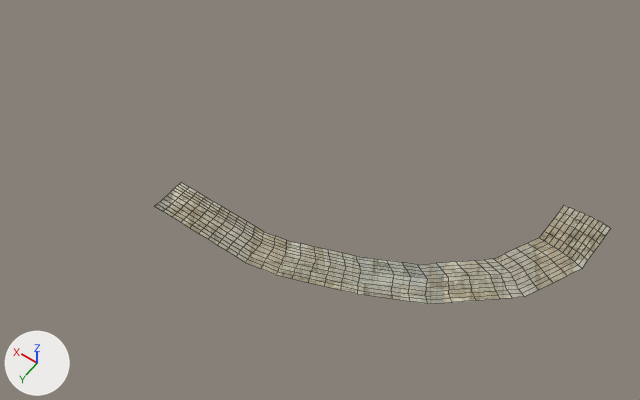
The FBX model Assets/Environment/Unique/Scene_A/SM_Scene_A_WaterPlane00.fbx as it was, and as the next commit left it.
Rendered twice from a 50 mm camera at (-404.0, 302.0, 736.0) aimed at (-44.0, -201.0, -54.0). Arrows for +X, +Y and +Z are at lower left; the lights stay in place. Mesh edges are drawn as thin lines. Where no turn or scale is listed for an object, it has been applied to the vertices.

Names of what the first picture shows: 'SM_Scene_A_WaterPlane00'.
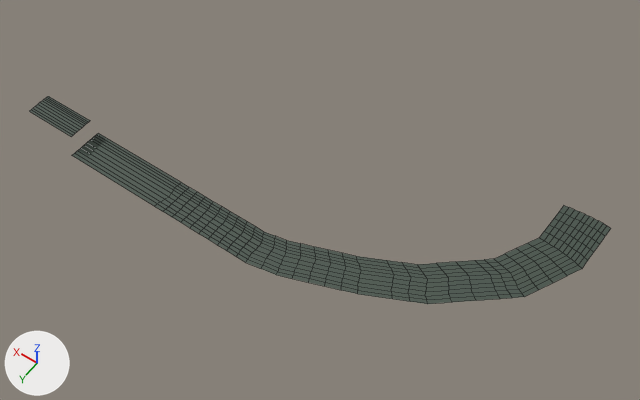
Boxes [x1, y1, x2, y2] around the edits, measured in the pictures (640 x 400 px):
'SM_Scene_A_WaterPlane00', reshaped (27% wider, 71% taller)
    before: [155, 183, 611, 304]
    after: [30, 96, 611, 304]
part 1 of me_cube_026, added
    after: [30, 96, 90, 136]
part 2 of me_cube_026, built on
    before: [160, 188, 183, 207]
    after: [72, 133, 183, 207]
part 3 of me_cube_026, recoloured
    both: [155, 183, 611, 304]

What changed in the scene script:
```text
Add mat_material_022:
    mat_material_022 = principled_material('Material.022')
    mat_material_022.base_color = (0.0619, 0.0867, 0.0679)  # dark grey #46534a
Change me_cube_026:
    used by ob_sm_scene_a_waterplane00; location = (0.0, 0.0, 0.0)
    remove me_cube_026.from_pydata(...)  # 385 vertices, 340 faces; spans x -329.0..97.0, y -349.0..-81.0, z -46.0
    add me_cube_026.from_pydata(...)  # 418 vertices, 360 faces; spans x -329.0..294.0, y -349.0..-81.0, z -46.0..-20.0
    me_cube_026 part 1: a new loose piece of 22 vertices spanning x 224.0..294.0, y -119.0..-88.0, z -20.0, in mat_material_022 (dark grey #46534a)
    me_cube_026 part 2
    4 vertices move from x 95.0, y -111.0..-95.0, z -46.0 to x 91.0..94.0, y -111.0..-95.0, z -46.0
    11 vertices are added at x 224.0..225.0, y -124.0..-81.0, z -46.0
    10 new faces join them
    me_cube_026 part 3: 340 faces spanning x -329.0..97.0, y -349.0..-81.0, z -46.0 switch from mat_concretepanels (picture img_texturescom_concretenew0032_1_seamless_xl_jpg) to mat_material_022 (dark grey #46534a)
```
